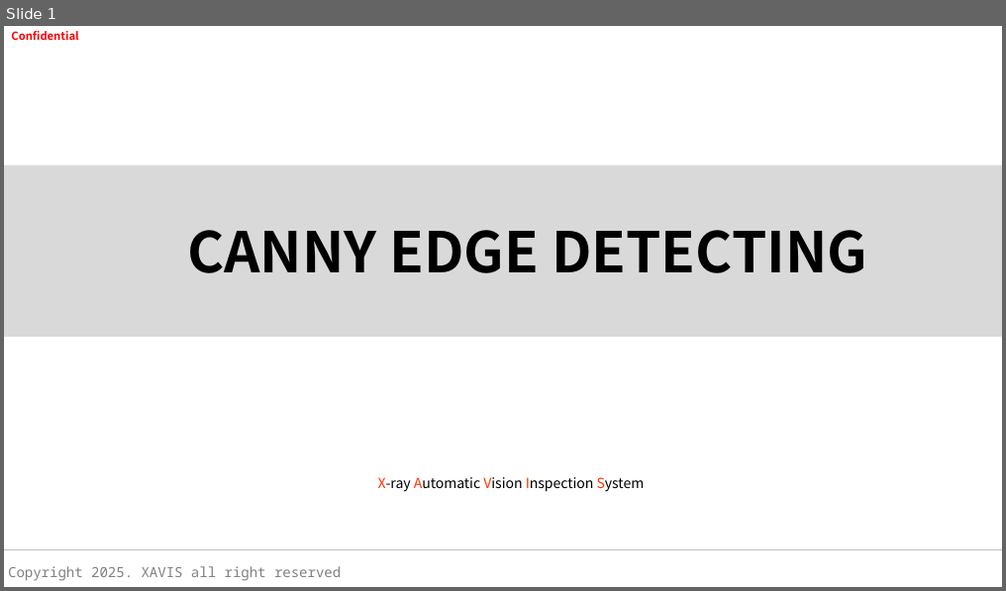
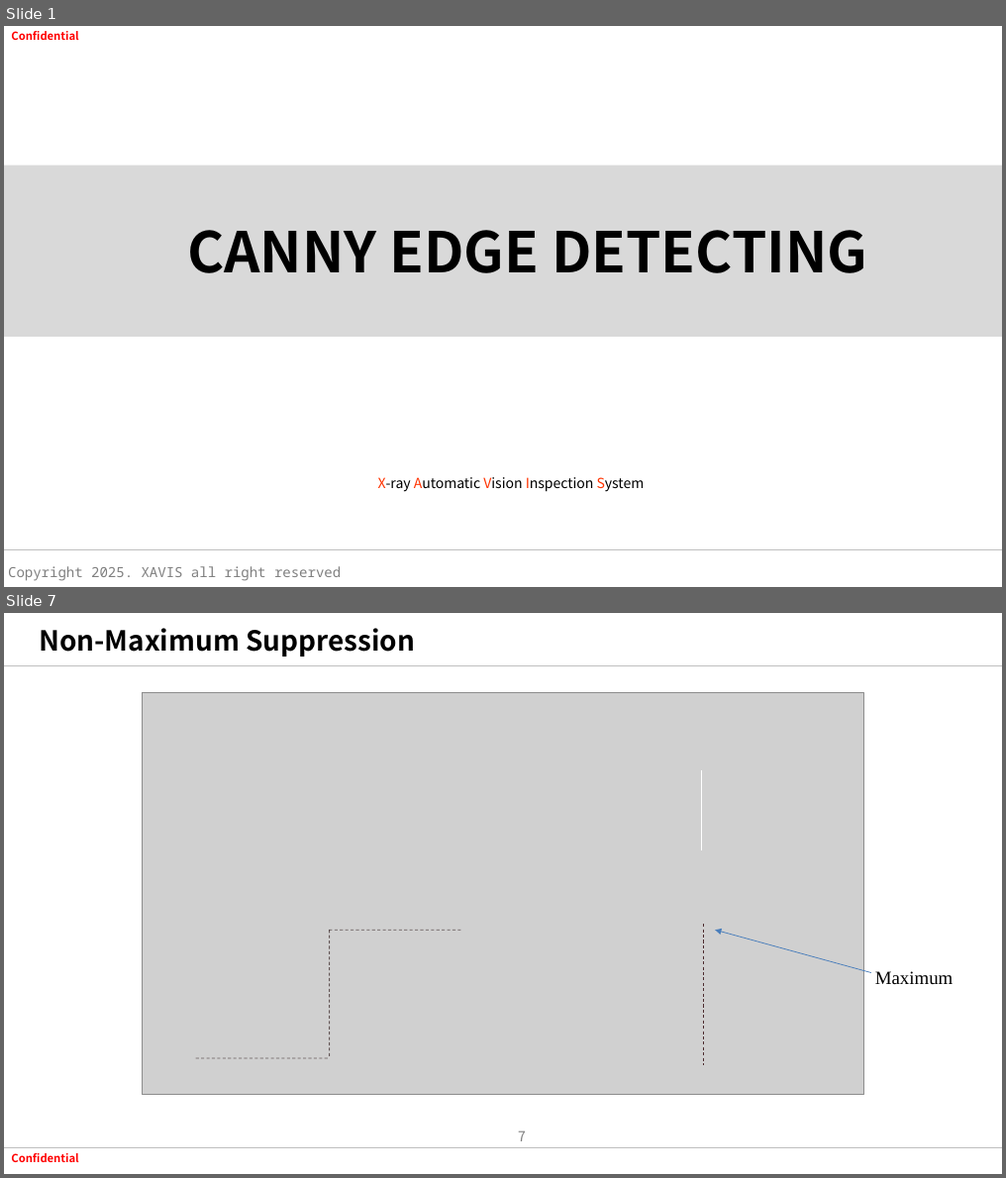
Before and after one commit to tuananh020400/FresherXavisTech, a slide deck: Document/SlideWeek4/CannyEdge.pptx. Shown one above the other, each under a label of ours: slide 1 before the commit, slides 1 and 7 after it; the slides between them are not shown. The pictures are 1006x591 and 1006x1178 pixels, drawn with LibreOffice and Linux fonts; fonts in the diff are those of the drawing; grey boxes stand for pictures; background and template pictures are left out. Boxes give left, top, right and bottom in pixels: in the first picture for what was removed or moved away, otherwise in the second. Text is boxed around its words. In the diff, an @@ line names an element or a change of style, - is before the commit and + after.

```diff
--- a/Document/SlideWeek4/CannyEdge.pptx
+++ b/Document/SlideWeek4/CannyEdge.pptx
@@ slide 7 added at [4, 613, 1002, 1174], background #FFFFFF @@
@@ title added at [39, 628, 415, 657], 26.6 pt, text #000000, bold @@
+Non-Maximum Suppression
@@ line added from (4, 666) to (1002, 666), #BFBFBF 1 pt @@
@@ picture added at [142, 693, 864, 1095] @@
@@ line added from (701, 770) to (701, 851), #FFFFFF 0.75 pt @@
@@ line added from (329, 931) to (463, 931), #1A0406 0.75 pt dashed @@
@@ line added from (330, 931) to (330, 1059), #1A0406 0.75 pt dashed @@
@@ line added from (703, 925) to (703, 1065), #4D2C2F 0.75 pt dashed @@
@@ arrow added from (871, 973) to (715, 931), #4B7EBC 0.75 pt @@
@@ text added at [875, 971, 953, 984], 18 pt, text #000000 @@
+Maximum
@@ line added from (196, 1059) to (330, 1059), #1A0406 0.75 pt dashed @@
@@ page number added at [518, 1131, 526, 1142], 13.3 pt, text #808080 @@
+7
@@ line added from (4, 1149) to (1002, 1149), #BFBFBF 1 pt @@
@@ text added at [11, 1154, 78, 1162], 10.7 pt, text #FF0000, bold @@
+Confidential
```
Also in this commit, not shown: 7 other slides added, 3 slides removed, 10 other files.
